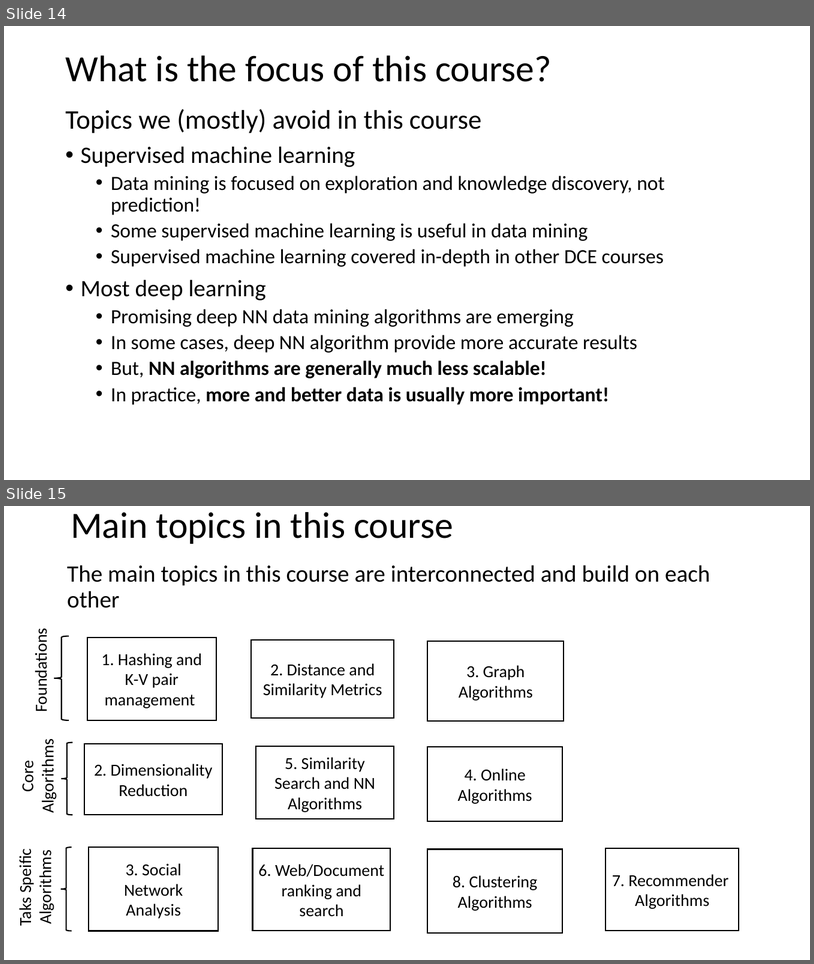
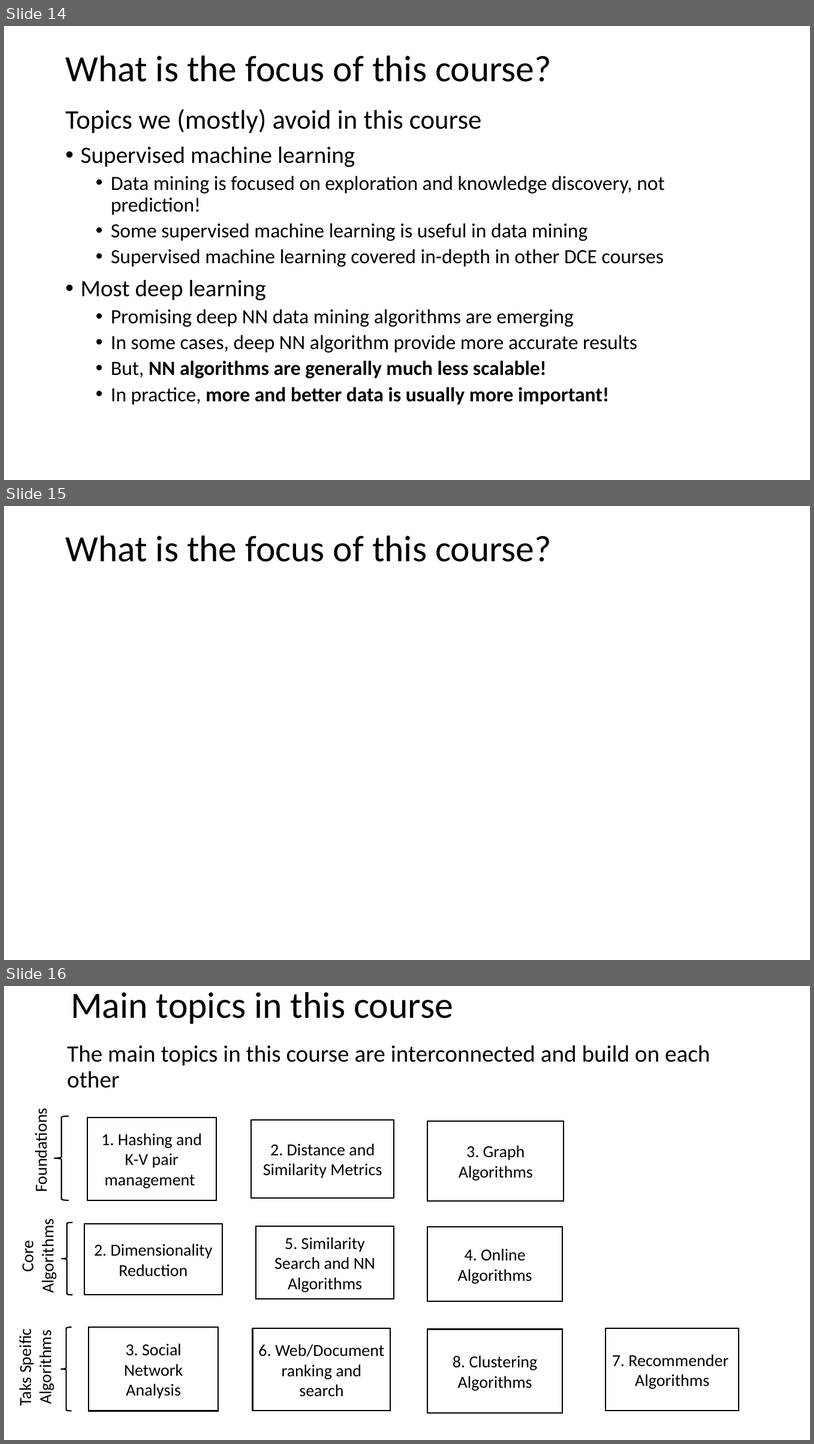
Before and after one commit to jonahneu/CSCI-E-108, a slide deck: slides/1_Introduction.pptx. Shown one above the other, each under a label of ours: slides 14 and 15 before the commit, slides 14, 15 and 16 after it. The pictures are 814x964 and 814x1444 pixels, drawn with LibreOffice and Linux fonts; fonts in the diff are those of the drawing; grey boxes stand for pictures. Boxes give left, top, right and bottom in pixels: in the first picture for what was removed or moved away, otherwise in the second. Text is boxed around its words. In the diff, an @@ line names an element or a change of style, - is before the commit and + after.

```diff
--- a/slides/1_Introduction.pptx
+++ b/slides/1_Introduction.pptx
@@ slide 15 added at bbox=[4, 506, 810, 960], background #FFFFFF @@
@@ text added at bbox=[65, 535, 552, 562], 44 pt, text #000000 @@
+What is the focus of this course?
@@ what was slide 15 is now slide 16 @@
```
Also in this commit, not shown: 3 slides changed, 1 other slide added.
